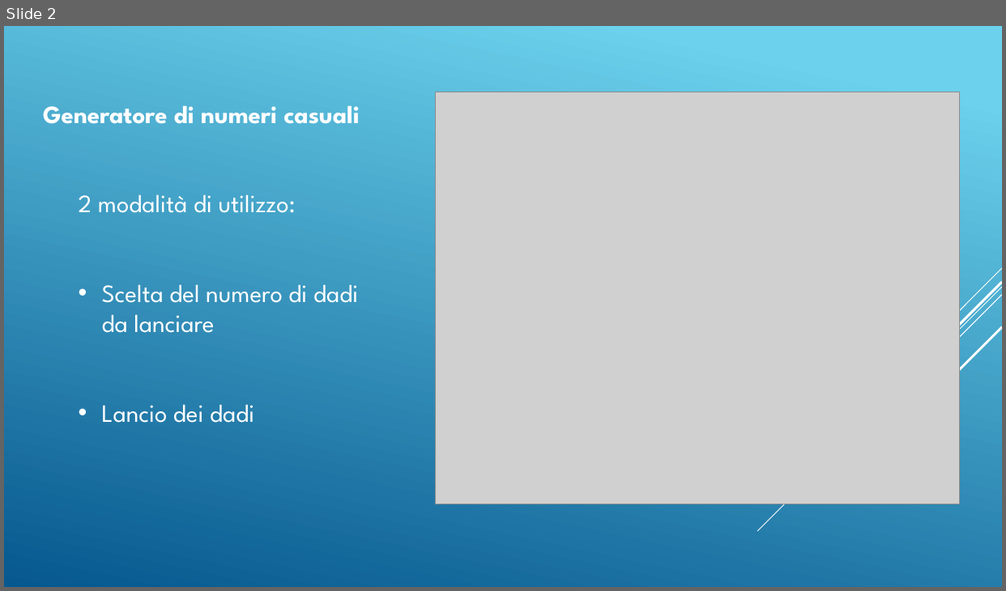
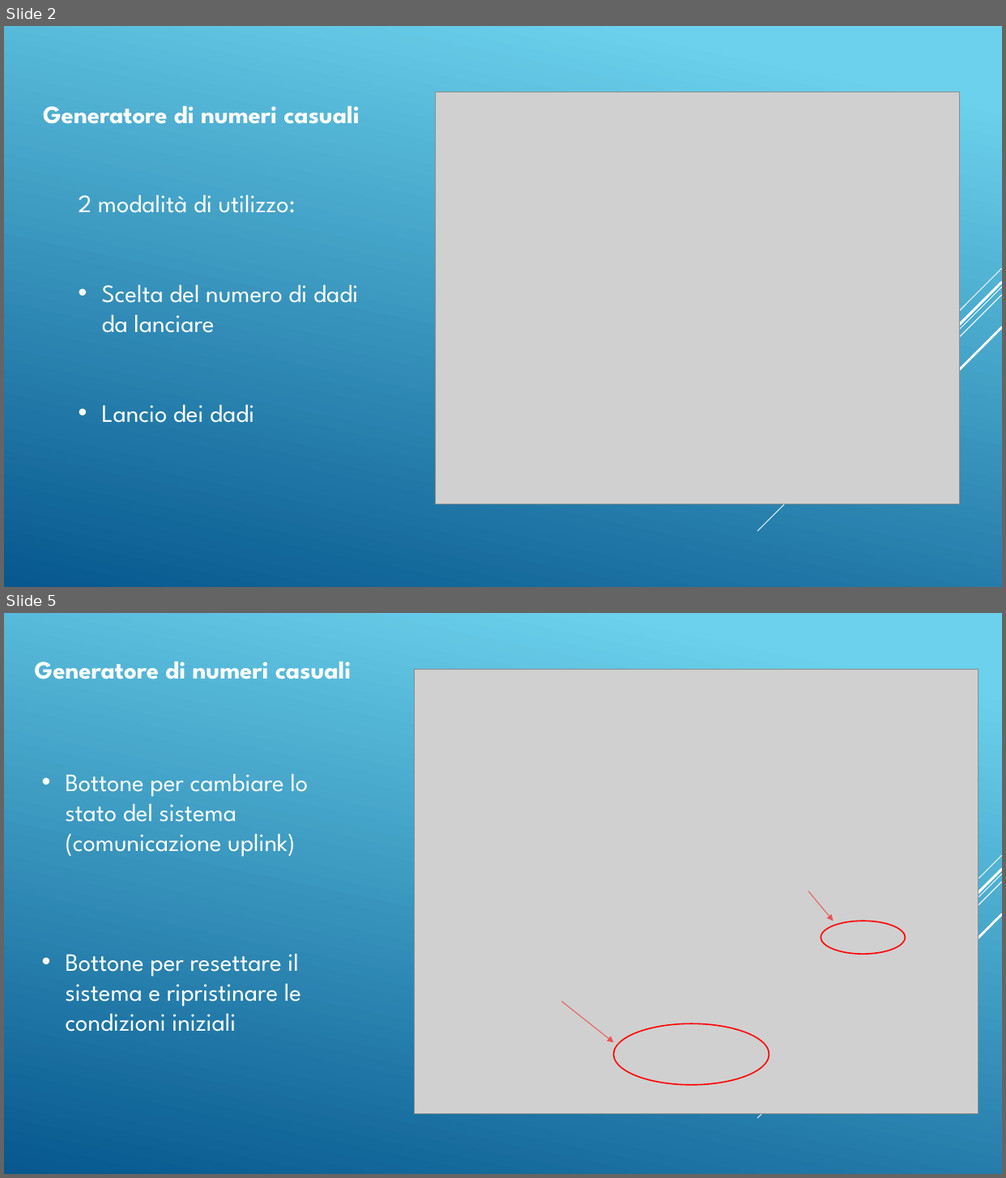
Before and after one commit to DaddaOperator/STM-Micro-Exercises-PLSD-, a slide deck: PresentazioneOfficial.pptx. Shown one above the other, each under a label of ours: slide 2 before the commit, slides 2 and 5 after it; the slides between them are not shown. The pictures are 1006x591 and 1006x1178 pixels, drawn with LibreOffice and Linux fonts; fonts in the diff are those of the drawing; grey boxes stand for pictures. Boxes give left, top, right and bottom in pixels: in the first picture for what was removed or moved away, otherwise in the second. Text is boxed around its words. In the diff, an @@ line names an element or a change of style, - is before the commit and + after.

Commit message:
slides added in the ppt

```diff
--- a/PresentazioneOfficial.pptx
+++ b/PresentazioneOfficial.pptx
@@ slide 5 added at [4, 613, 1002, 1174], background gradient #6ED2EB to #06588E; not listed: 5 template elements that a slide beside it also shows @@
@@ text added at [35, 662, 351, 679], 24 pt, text #FFFFFF, bold @@
+Generatore di numeri casuali
@@ picture added at [414, 669, 978, 1114] @@
@@ text added at [66, 774, 308, 1032], 24 pt, text #FFFFFF @@
+• Bottone per cambiare lo stato del sistema (comunicazione uplink)
+• Bottone per resettare il sistema e ripristinare le condizioni iniziali
@@ arrow added from (809, 892) to (833, 922), #FF0000 0.75 pt @@
@@ ellipse added at [820, 922, 906, 954], outline #FF0000 1.25 pt @@
@@ arrow added from (562, 1002) to (613, 1043), #FF0000 0.75 pt @@
@@ ellipse added at [613, 1024, 769, 1085], outline #FF0000 1.25 pt @@
```
Also in this commit, not shown: 5 other slides added.
